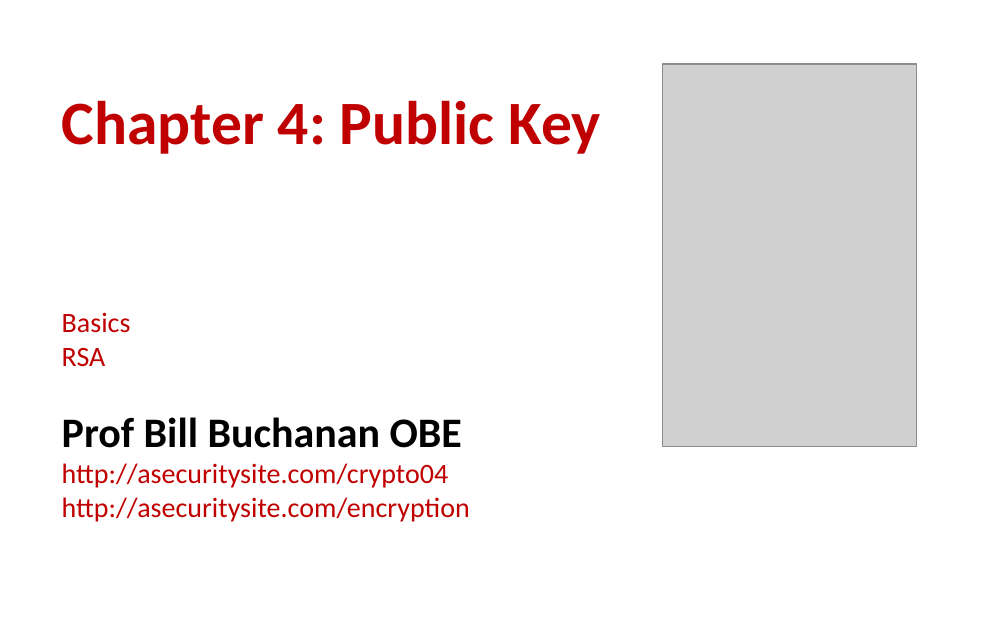
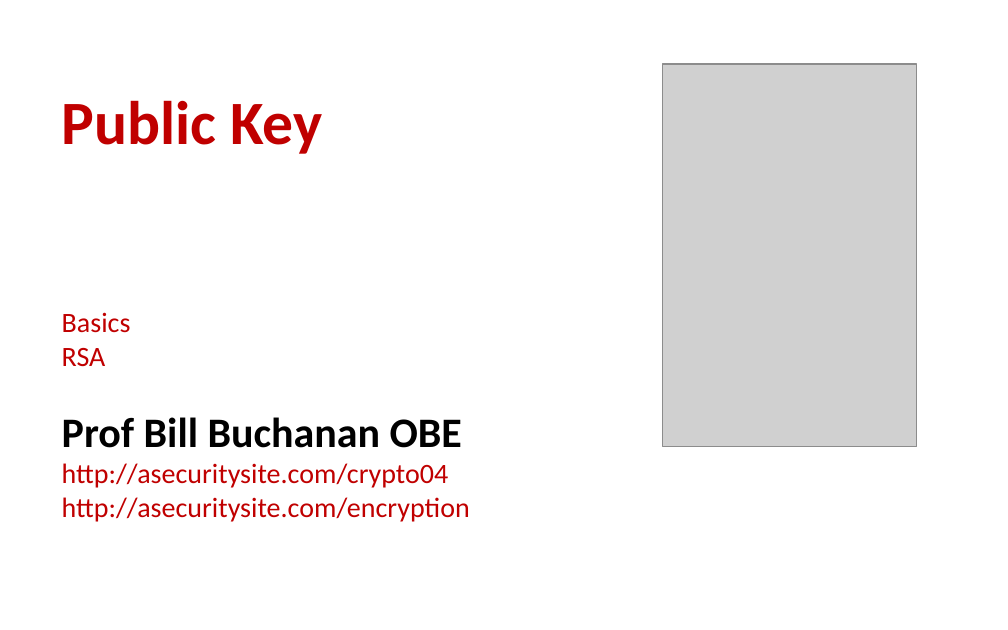
Before and after one commit to billbuchanan/csn09112, a slide deck: slide 10 of week06_public_key/lecture/chapter04_public.ppt (slide 9 before the commit). Drawn at 1008x630 pixels with LibreOffice and Linux fonts; fonts in the diff are those of the drawing; grey boxes stand for pictures. Boxes give left, top, right and bottom in pixels: in the first picture for what was removed or moved away, otherwise in the second. Text is boxed around its words. In the diff, an @@ line names an element or a change of style, - is before the commit and + after.

```diff
--- a/week06_public_key/lecture/chapter04_public.ppt
+++ b/week06_public_key/lecture/chapter04_public.ppt
@@ title at (x1=62, y1=100, x2=470, y2=522): text changed @@
-Chapter 4: Public Key
-Basics
-RSA
-Prof Bill Buchanan OBE
-http://asecuritysite.com/crypto04
-http://asecuritysite.com/encryption
+Public Key
+Basics
+RSA
+Prof Bill Buchanan OBE
+http://asecuritysite.com/crypto04
+http://asecuritysite.com/encryption
```
Also in this commit, not shown: 2 other slides changed, 1 slide added, 3 other files.
